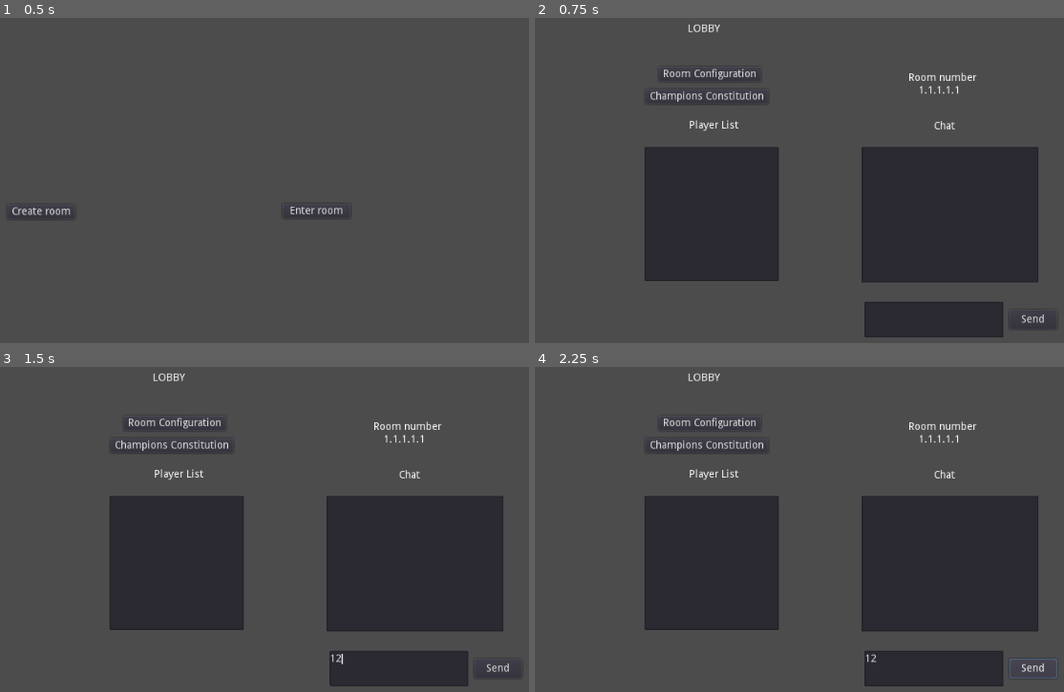
Above: before the commit, frames 1-4 (two rows, left to right).
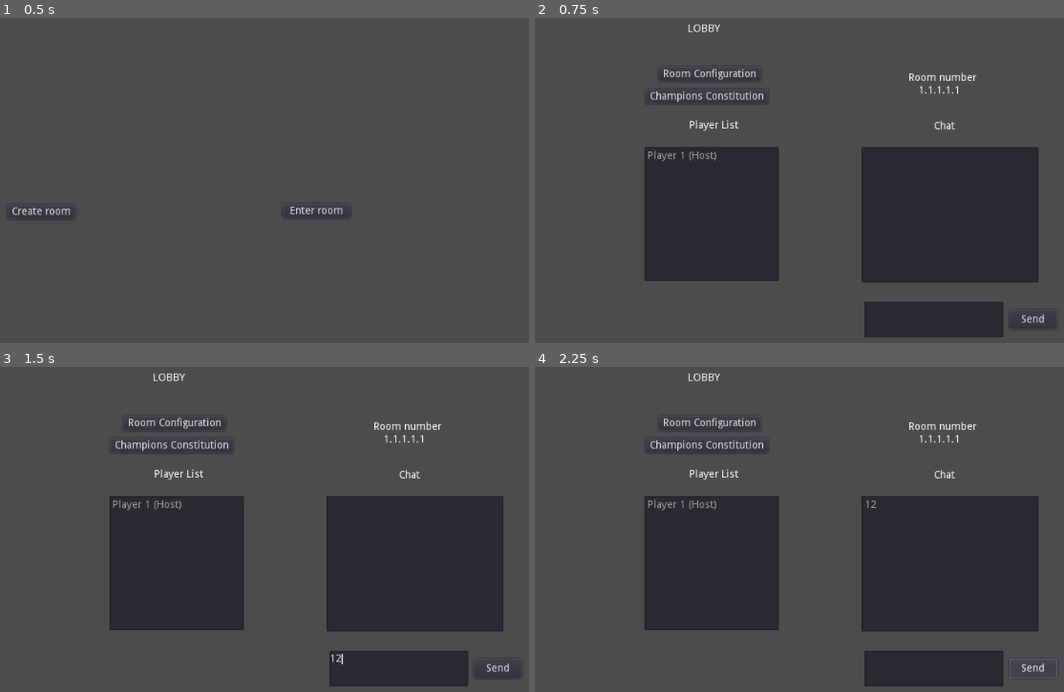
Above: after the commit, the same moments.

Repository: braveachilles/online_test_connection
Game: Godot game, scene res://RoomMenu.tscn
Same seed, same stepped clock (60 frames per second), same inputs: the game is played once before the commit and once after it.
Inputs (mouse positions are in pixels of both pictures, inside the frame that each line leads up to):
- Up to frame 1 (0.5 s): no input
- Up to frame 2 (0.75 s): click "Create room" at 0.5 s
- Up to frame 3 (1.5 s): click (396, 669) at 1.27 s; type "12" at 1.35 s
- Up to frame 4 (2.25 s): click "Send" at 2 s

Frame 1 is identical in both runs. In frame 2, 0.1% of the frame differs, in the area x 21-35%, y 40-45%; in frame 3, 0.1%; in frame 4, 0.2%, in the area x 21-65%, y 40-91%.
Error before the commit: Invalid get index 'text' (on base: 'Nil'). (res://Lobby.gd:103)
Error after the commit: Invalid get index '1' (on base: 'PoolStringArray'). (res://Lobby.gd:35)

Commit message:
little progress

Diff:
--- a/ConnectionManager.gd
+++ b/ConnectionManager.gd
@@ -9,10 +9,10 @@
 # Called when the node enters the scene tree for the first time.
 func _ready():
 	get_tree().connect("network_peer_connected", self, "player_connected")
-	get_tree().connect("network_peer_disconnected", self, "player_connected")
-	get_tree().connect("connected_to_server", self, "player_connected")
-	get_tree().connect("connection_failed", self, "player_connected")
-	get_tree().connect("server_disconnected", self, "player_connected")
+	get_tree().connect("network_peer_disconnected", self, "player_disconnected")
+	get_tree().connect("connected_to_server", self, "player_connected_to_server")
+	get_tree().connect("connection_failed", self, "connectionFailed")
+	get_tree().connect("server_disconnected", self, "serverDisconnected")
 
 func connectToServer(ip):
 	#ip = "201.214.181.228"
@@ -50,3 +50,15 @@
 
 func player_connected():
 	print("player connected")
+
+func player_disconnected():
+	print("player disconnected")
+
+func player_connected_to_server():
+	print("player connected to server")
+
+func connectionFailed():
+	print("connection failed")
+
+func serverDisconnected():
+	print("server disconnected")
--- a/Lobby.gd
+++ b/Lobby.gd
@@ -13,19 +13,19 @@
 func _ready():
 	connecting_signal()
 
-#	room_number = $RoomNumber
-#	player_list = $PlayerList
-#	chat_list = $Chat
-#	chat_message_enter = $ChatMessageEnter
+	room_number = $RoomNumber
+	player_list = $PlayerList
+	chat_list = $Chat
+	chat_message_enter = $ChatMessageEnter
 ##	var peer = NetworkedMultiplayerENet.new()
 ##	peer.create_server(8000, 4)
 ##	network_peer = peer
 ##	Global.player_list.append(peer)
 #	$ConnectionManager.createServer()
-#	var http = $HTTPRequest
-#	http.request("https://api.ipify.org")
-#	host_player = "Player 1 (Host)"
-#	player_list.add_item(host_player, null, false)
+	var http = $HTTPRequest
+	http.request("https://api.ipify.org")
+	host_player = "Player 1 (Host)"
+	player_list.add_item(host_player, null, false)
 
 
 func codeEncryption():
@@ -53,15 +53,15 @@
 		#segment_1_of_1 = dictionary_ip_block_1[int(str(ip_segment_1)[0])]
 
 	#print("la ip es: " + ip)
-	print("value 1:" + str(ip_segment_1) + "value 2:" + str(ip_segment_2) + "value 3:" + str(ip_segment_3) +"value 4:" + str(ip_segment_4))
+#	print("value 1:" + str(ip_segment_1) + "value 2:" + str(ip_segment_2) + "value 3:" + str(ip_segment_3) +"value 4:" + str(ip_segment_4))
 	print(arrayToString(united_segments_list))
 	var roomCode = arrayToString(united_segments_list)
 	room_number.text = roomCode
 
 func _on_HTTPRequest_request_completed(result, response_code, headers, body):
 	var ip = body.get_string_from_utf8()
-	print(ip)
-	print(str(ip.length()))
+#	print(ip)
+#	print(str(ip.length()))
 	ip_splited = ip.split(".")
 	codeEncryption()
 
